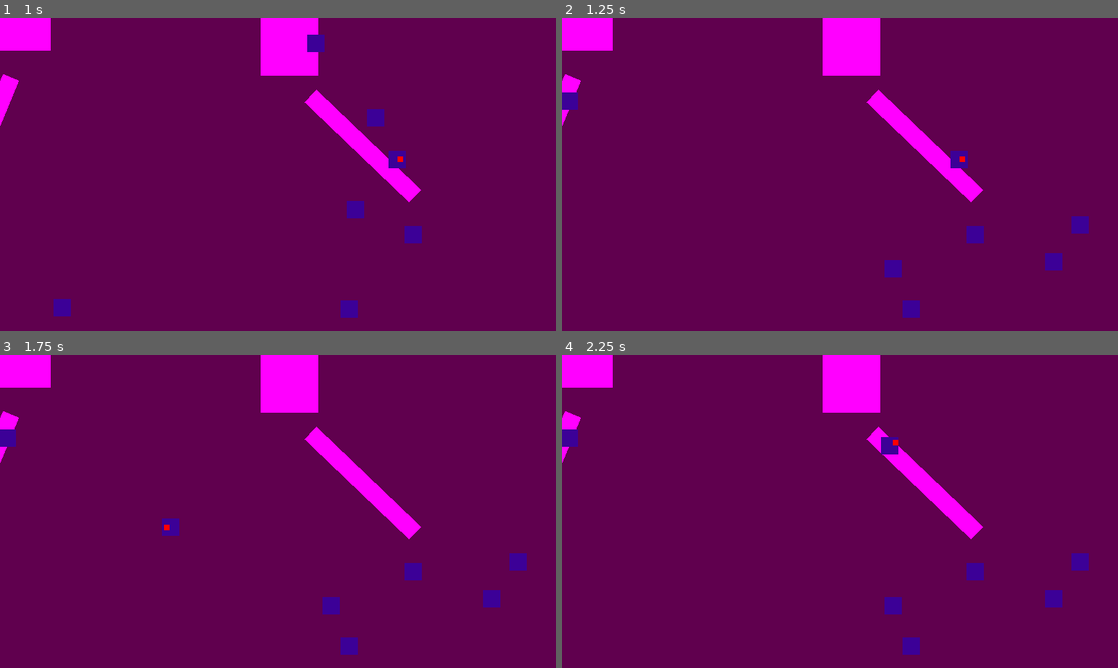
Above: before the commit, frames 1-4 (two rows, left to right).
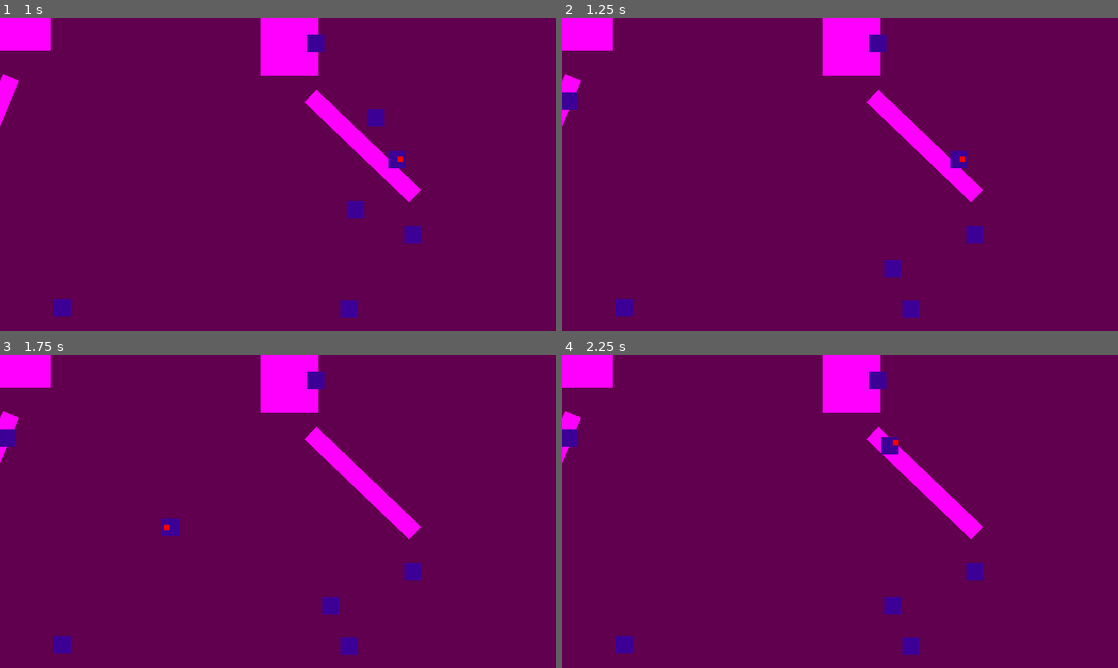
Above: after the commit, the same moments.

Repository: riioze/GameJamFevrier2024
Game: Godot game, scene res://scenes/main.tscn
Two runs of this game, one before a commit and one after it. Both use one fixed random seed, a clock stepped at 60 frames per second and the inputs below.
Inputs (mouse positions are in pixels of both pictures, inside the frame that each line leads up to):
- Up to frame 1 (1 s): tap Enter at 0.5 s; move the mouse to (400, 158) at 0.52 s
- Up to frame 2 (1.25 s): no input
- Up to frame 3 (1.75 s): move the mouse to (166, 527) at 1.27 s
- Up to frame 4 (2.25 s): tap Space at 2 s; move the mouse to (895, 442) at 2.02 s

Frame 1 is identical in both runs. In frame 2, 0.7% of the frame differs, in the area x 9-95%, y 5-96%; in frame 3, 0.7%; in frame 4, 0.7%.

Commit message:
sanity

Diff:
--- /dev/null
+++ b/resources/grade/Bad.tres
@@ -0,0 +1,9 @@
+[gd_resource type="Resource" script_class="Grade" load_steps=2 format=3 uid="uid://dpp166k3o7m2k"]
+
+[ext_resource type="Script" path="res://scripts/resource/grade.gd" id="1_4ejv7"]
+
+[resource]
+script = ExtResource("1_4ejv7")
+name = "Bad"
+distance_floor = 960.0
+sanity_value = -10
--- /dev/null
+++ b/resources/grade/Good.tres
@@ -0,0 +1,9 @@
+[gd_resource type="Resource" script_class="Grade" load_steps=2 format=3 uid="uid://do2muwwrnusnv"]
+
+[ext_resource type="Script" path="res://scripts/resource/grade.gd" id="1_sc2ht"]
+
+[resource]
+script = ExtResource("1_sc2ht")
+name = "Good"
+distance_floor = 400.0
+sanity_value = 0
--- /dev/null
+++ b/resources/grade/Perfect.tres
@@ -0,0 +1,9 @@
+[gd_resource type="Resource" script_class="Grade" load_steps=2 format=3 uid="uid://ofk52ib5nfh7"]
+
+[ext_resource type="Script" path="res://scripts/resource/grade.gd" id="1_82jvg"]
+
+[resource]
+script = ExtResource("1_82jvg")
+name = "Perfect"
+distance_floor = 20.0
+sanity_value = 10
--- a/scenes/main.tscn
+++ b/scenes/main.tscn
@@ -1,7 +1,12 @@
-[gd_scene load_steps=4 format=3 uid="uid://w6urfwl08wuc"]
+[gd_scene load_steps=9 format=3 uid="uid://w6urfwl08wuc"]
 
+[ext_resource type="Script" path="res://scripts/game_manager.gd" id="1_i61t4"]
 [ext_resource type="PackedScene" uid="uid://bkjy1n2vkd507" path="res://scenes/stuffs.tscn" id="1_vlfrj"]
 [ext_resource type="PackedScene" uid="uid://dewgpxn4sdq1a" path="res://scenes/arms.tscn" id="2_2nug3"]
+[ext_resource type="Script" path="res://scripts/sanity_manager.gd" id="4_sbnds"]
+[ext_resource type="Resource" uid="uid://dpp166k3o7m2k" path="res://resources/grade/Bad.tres" id="5_km86m"]
+[ext_resource type="Resource" uid="uid://do2muwwrnusnv" path="res://resources/grade/Good.tres" id="6_kdwke"]
+[ext_resource type="Resource" uid="uid://ofk52ib5nfh7" path="res://resources/grade/Perfect.tres" id="7_m21kh"]
 
 [sub_resource type="PlaceholderTexture2D" id="PlaceholderTexture2D_h28pv"]
 size = Vector2(1920, 1080)
@@ -9,6 +14,7 @@
 [node name="main" type="Node"]
 
 [node name="game" type="Node" parent="."]
+script = ExtResource("1_i61t4")
 
 [node name="Background" type="Sprite2D" parent="game"]
 modulate = Color(0.376471, 0.266667, 0.305882, 1)
@@ -20,3 +26,7 @@
 [node name="arms" parent="game" instance=ExtResource("2_2nug3")]
 
 [node name="stuffs" parent="game" instance=ExtResource("1_vlfrj")]
+
+[node name="sanity" type="Node" parent="game"]
+script = ExtResource("4_sbnds")
+grade_list = Array[Resource("res://scripts/resource/grade.gd")]([ExtResource("7_m21kh"), ExtResource("6_kdwke"), ExtResource("5_km86m")])
--- /dev/null
+++ b/scripts/game_manager.gd
@@ -0,0 +1,19 @@
+extends Node
+
+@onready var stuff_manager : StuffManager = $stuffs
+var recognition_phase_duration: float = 1
+var ordering_phase_duration: float = 1
+
+# Called when the node enters the scene tree for the first time.
+func _ready():
+	process_round()
+
+func process_round():
+	stuff_manager.round_setup()
+	await TimeManager.sleep(recognition_phase_duration)
+	stuff_manager.scramble_stuff(2)
+	await TimeManager.sleep(ordering_phase_duration)
+	stuff_manager.check_stuff_list_positions()
+# Called every frame. 'delta' is the elapsed time since the previous frame.
+func _process(delta):
+	pass
--- a/scripts/object/stuff_manager.gd
+++ b/scripts/object/stuff_manager.gd
@@ -1,16 +1,26 @@
-extends Node
+class_name StuffManager extends Node
 
 var stuff_list : Array[Stuff] = []
 var initial_position_list : Array[Vector2] = []
 var table_width : float = 1920
 var table_height : float = 1080
 var stuff_count : int = 6
+
+signal incr_sanity_signal(grade : Grade)
+
 @onready var stuff_scene : Resource = preload("res://scenes/stuff.tscn")
 
-func _ready():
-	round_setup()
-	await TimeManager.sleep(1)
-	scramble_stuff(4)
+func check_stuff_list_positions():
+	for id in range(stuff_count):
+		check_stuff_position(id)
+
+func check_stuff_position(id : int):
+	var distance = stuff_list[id].position.distance_to(initial_position_list[id])
+	var grade_list : Array[Grade] = SceneManager.game.get_node("sanity").grade_list
+	for grade : Grade in grade_list:
+		if distance < grade.distance_floor:
+			incr_sanity_signal.emit(grade)
+			return
 
 func scramble_stuff(count : int) -> void :
 	count = min(count,stuff_count)
@@ -19,8 +29,6 @@
 	for id in id_to_scramble_list:
 		stuff_list[id].teleport_position = random_table_position()
 		stuff_list[id].is_teleporting = true
-
-		#stuff_list[id].global_position = Vector2.ZERO#random_table_position()
 
 func get_random_list_id(count : int, list_count : int) -> Array[int]:
 	count = min(count,list_count)
--- /dev/null
+++ b/scripts/resource/grade.gd
@@ -0,0 +1,5 @@
+class_name Grade extends Resource
+
+@export var name : String = "Grade"
+@export_range(0,1920) var distance_floor : float = 1920/2
+@export_range(-100,100) var sanity_value : int = 0
--- /dev/null
+++ b/scripts/sanity_manager.gd
@@ -0,0 +1,13 @@
+class_name SanityManager extends Node
+
+@export_range(0,100) var sanity : float = 50
+
+@export var grade_list : Array[Grade] = []
+
+func _ready():
+	var stuff_manager : StuffManager = SceneManager.game.get_node("stuffs")
+	stuff_manager.incr_sanity_signal.connect(incr_sanity)
+
+func incr_sanity(grade : Grade):
+	sanity += grade.sanity_value
+	print(grade.name, sanity)
Binary file added: scripts/Cocktail.png
Not shown, added: scripts/Cocktail.png.import
Binary file added: sprites/Cocktail.png
Not shown, added: sprites/Cocktail.png.import
